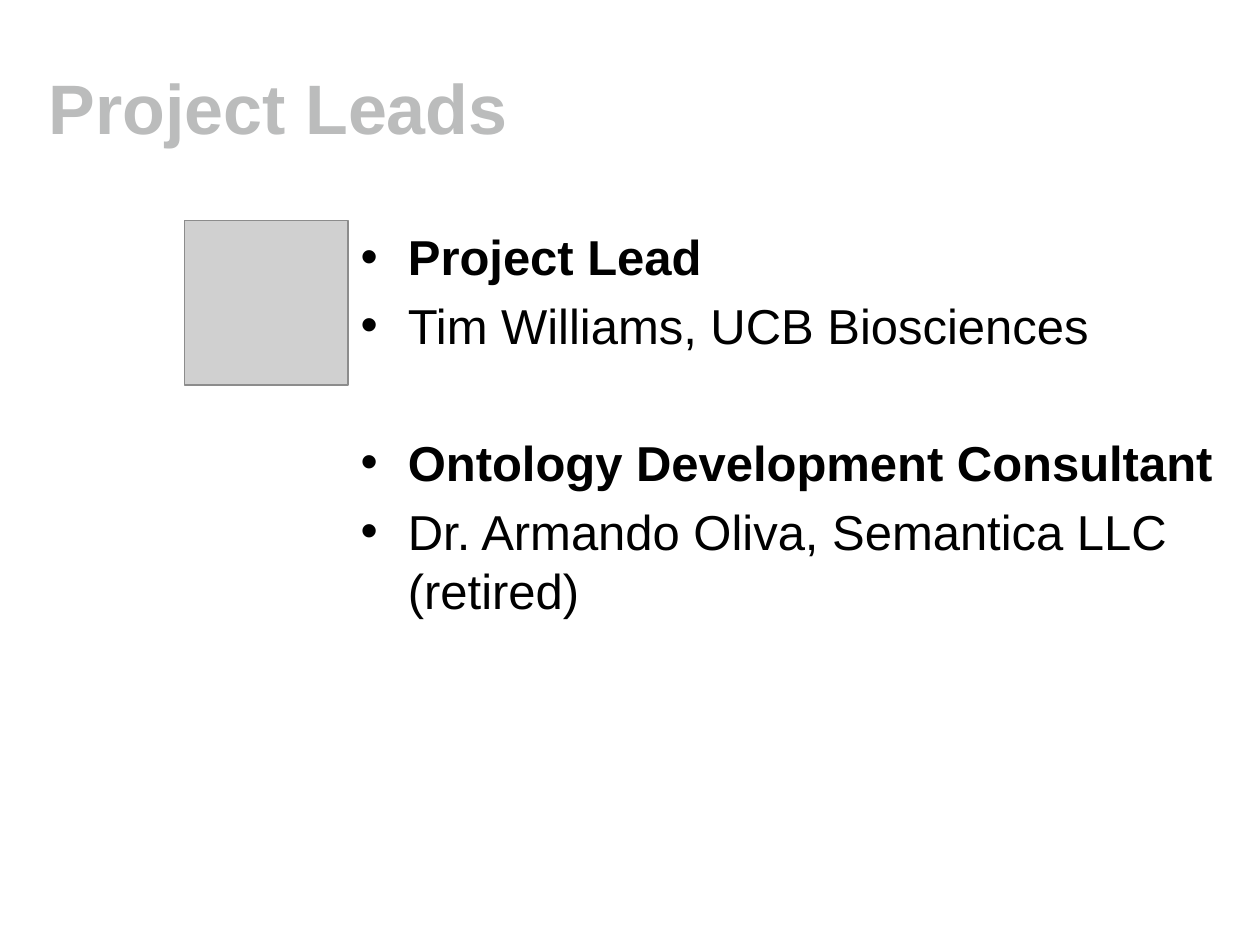
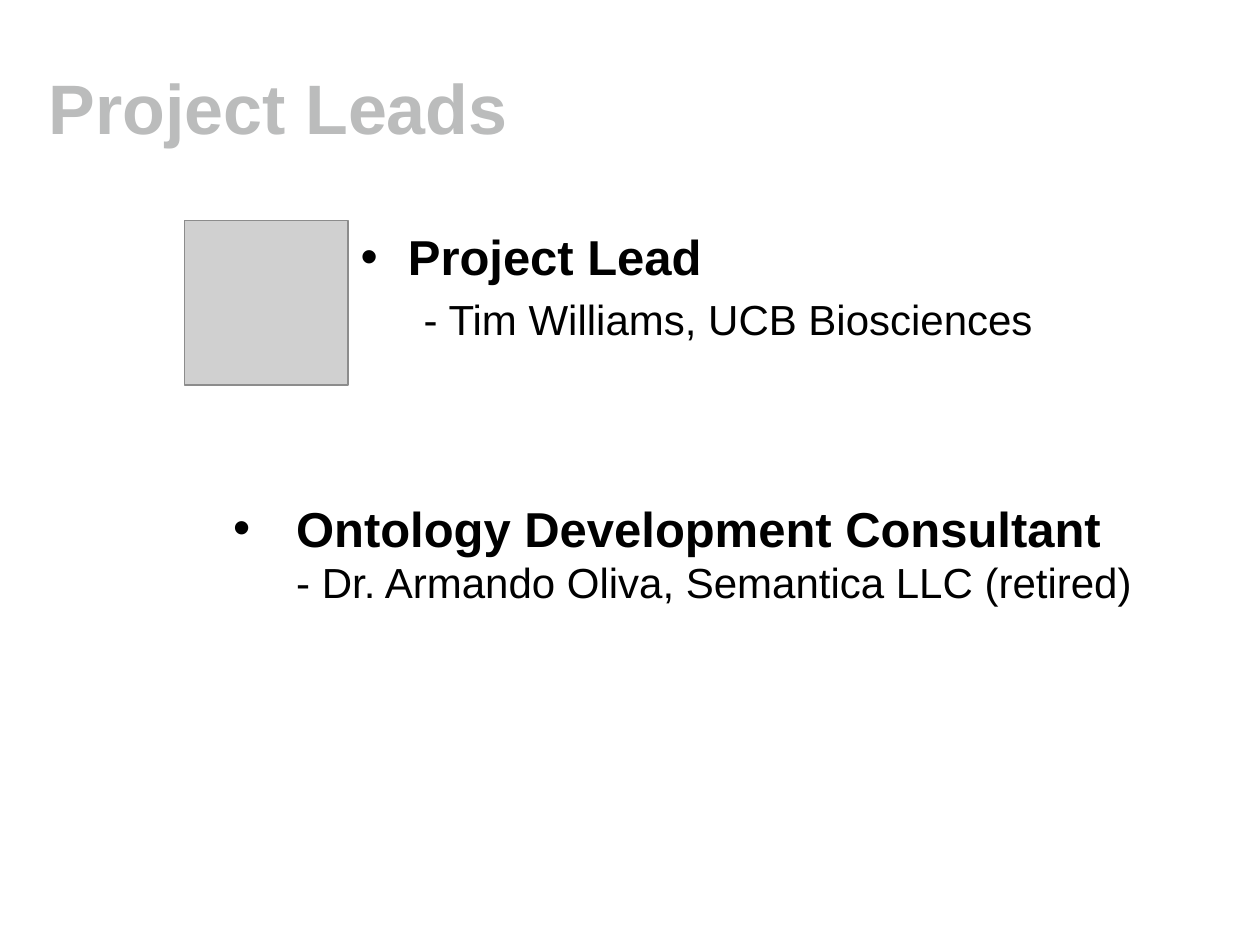
Before and after one commit to phuse-org/SENDConform, a slide deck: slide 2 of doc/Meetings/StudyDataValidation-PHUSEWebinarWed-2020-03-25.pptx. Drawn at 1260x945 pixels with LibreOffice and Linux fonts; fonts in the diff are those of the drawing; grey boxes stand for pictures; background and template pictures are left out. Boxes give left, top, right and bottom in pixels: in the first picture for what was removed or moved away, otherwise in the second. Text is boxed around its words. In the diff, an @@ line names an element or a change of style, - is before the commit and + after.

```diff
--- a/doc/Meetings/StudyDataValidation-PHUSEWebinarWed-2020-03-25.pptx
+++ b/doc/Meetings/StudyDataValidation-PHUSEWebinarWed-2020-03-25.pptx
@@ text at (449, 304, 1032, 341): text changed; size 28 to 24 pt @@
-• Tim Williams, UCB Biosciences
-• Ontology Development Consultant
-• Dr. Armando Oliva, Semantica LLC (retired)
+  - Tim Williams, UCB Biosciences
@@ text added at (296, 511, 1132, 607), 24 pt, text #000000 @@
+• Ontology Development Consultant
+  - Dr. Armando Oliva, Semantica LLC (retired)
```
Also in this commit, not shown: 8 other slides changed, 1 slide removed, 1 other file.
